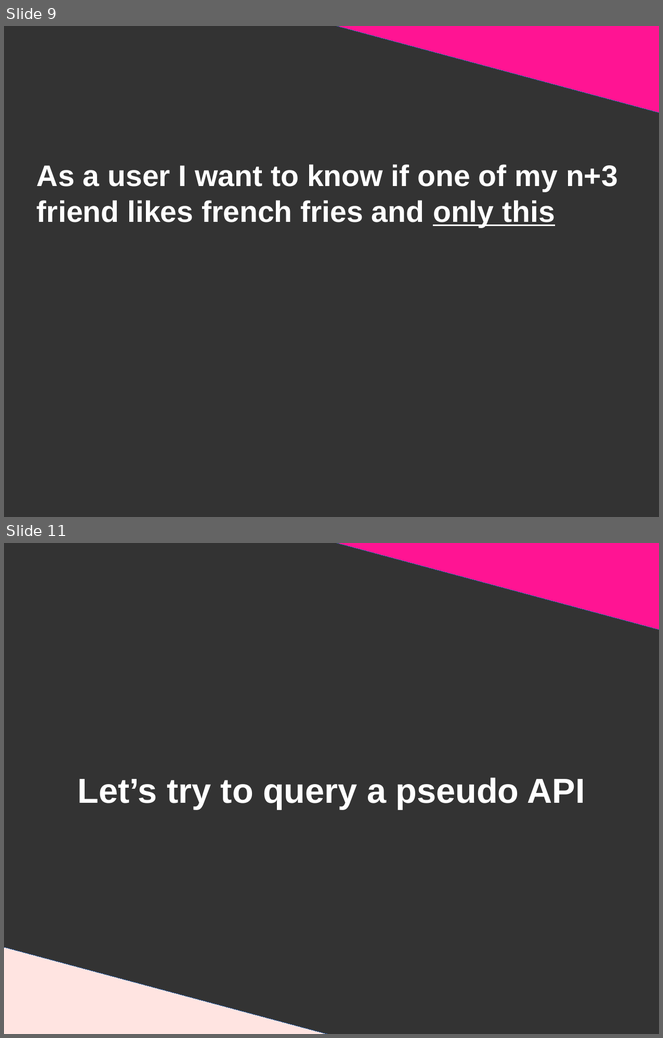
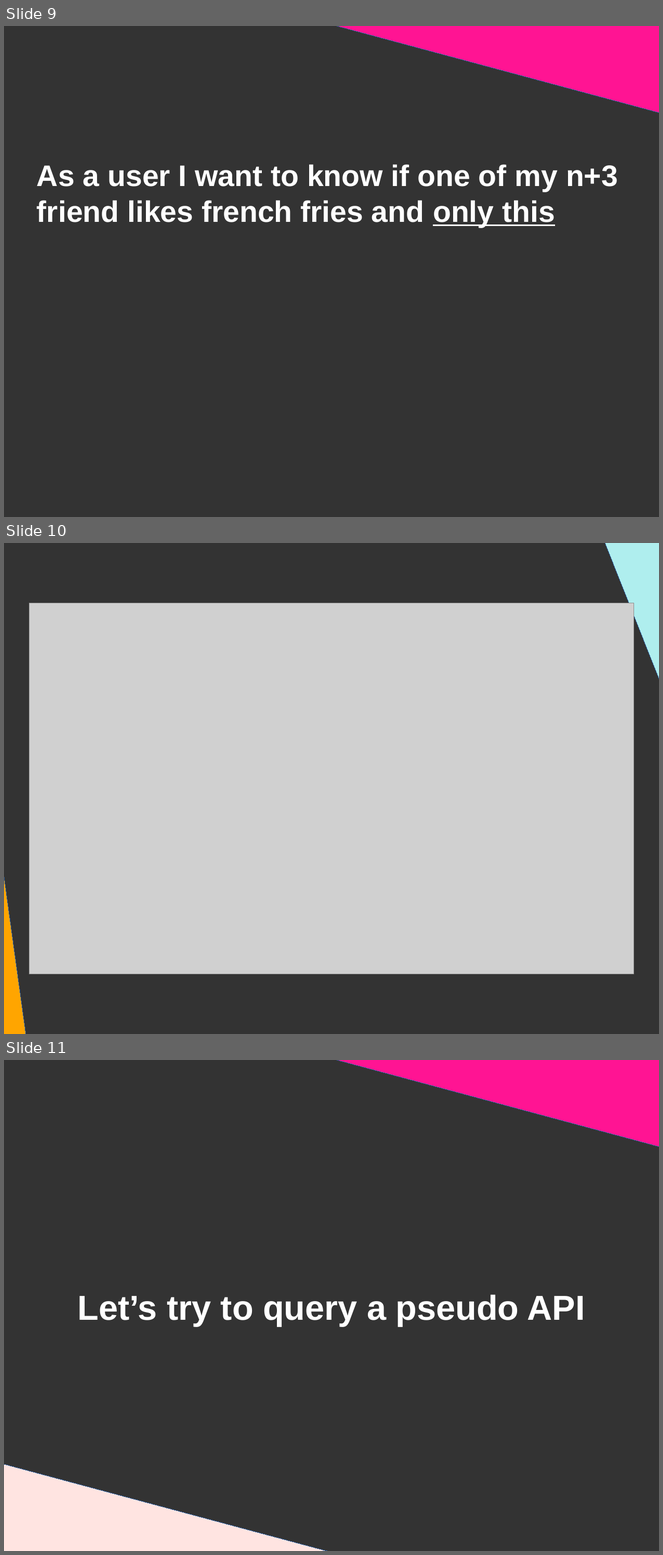
Before and after one commit to DanYellow/presentations, a slide deck: graphql/presentation.odp. Shown one above the other, each under a label of ours: slides 9 and 11 before the commit, slides 9, 10 and 11 after it; the slides between them are not shown. The pictures are 663x1038 and 663x1555 pixels, drawn with LibreOffice and Linux fonts; fonts in the diff are those of the drawing; grey boxes stand for pictures. Boxes give left, top, right and bottom in pixels: in the first picture for what was removed or moved away, otherwise in the second. Text is boxed around its words. In the diff, an @@ line names an element or a change of style, - is before the commit and + after.

```diff
--- a/graphql/presentation.odp
+++ b/graphql/presentation.odp
@@ slide 10 added at <box>4,543,659,1034</box>, background #333333 @@
@@ right triangle added at <box>598,543,659,780</box>, fill #AFEEEE, outline #3465A4 0 pt @@
@@ right triangle added at <box>622,543,659,780</box>, fill #FFDAB9, outline #3465A4 0 pt @@
@@ picture added at <box>29,603,634,975</box> @@
@@ right triangle added at <box>4,619,28,1034</box>, fill #FFA500, outline #3465A4 0 pt @@
```
Also in this commit, not shown: 1 other slide added, 2 slides removed, 5 other files.
